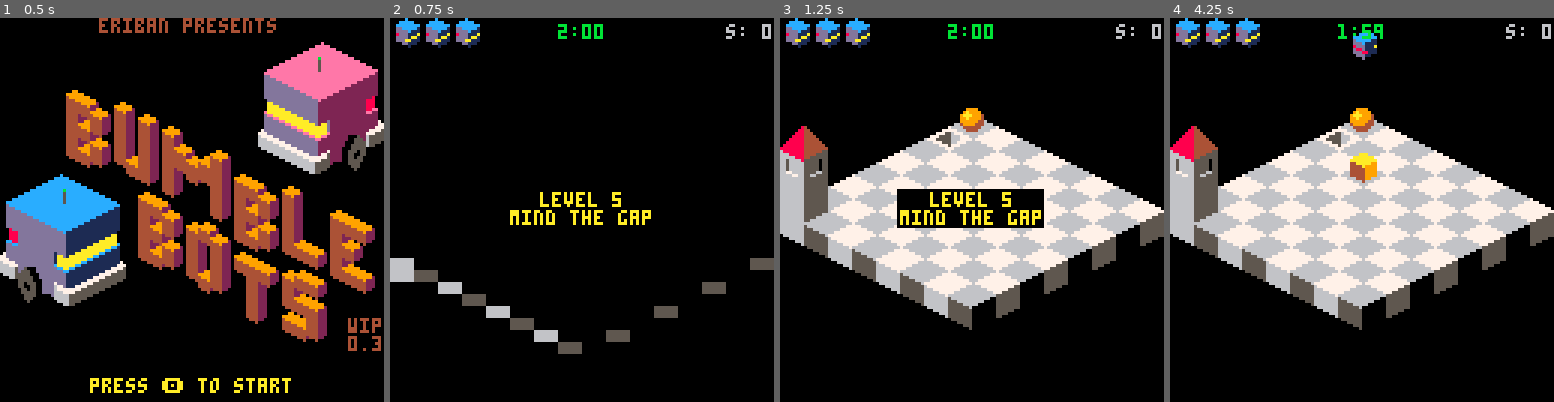
Above: before the commit, frames 1-4 (left to right).
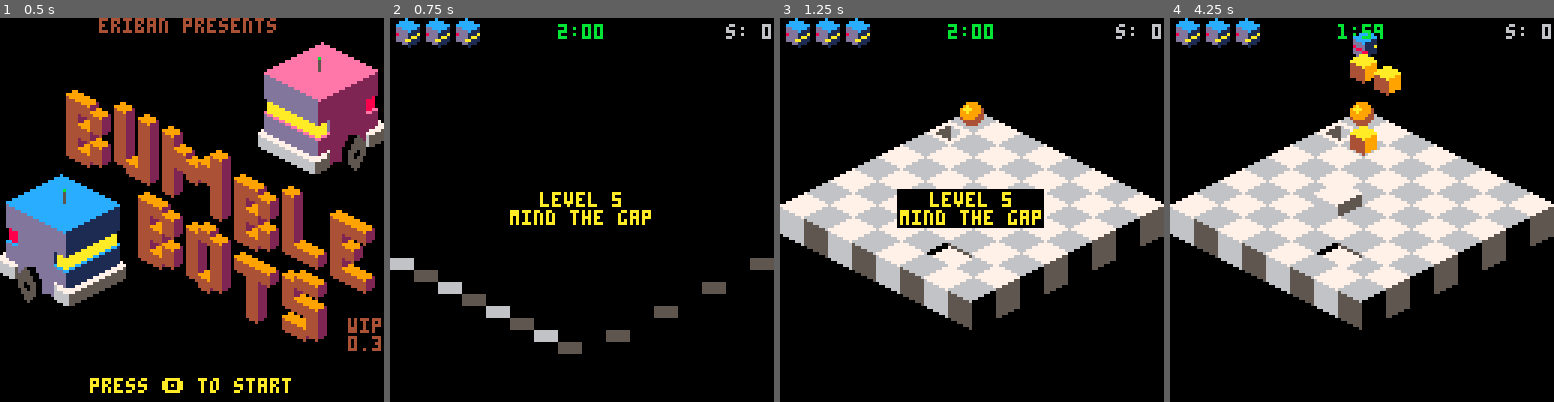
Above: after the commit, the same moments.

Repository: erwinbonsma/BumbleBotsPico8
Game: PICO-8 cartridge rolmops.p8
Same seed, same stepped clock (60 frames per second), same inputs: the game is played once before the commit and once after it.
Inputs:
- Up to frame 1 (0.5 s): no input
- Up to frame 2 (0.75 s): tap O (Z key) at 0.7 s
- Up to frame 3 (1.25 s): no input
- Up to frame 4 (4.25 s): hold Right 1.6-2.1 s; tap O (Z key) every 0.4 s from 1.7 to 4.1 s; hold Up 2.15-2.42 s; hold Right 2.47-3.03 s; hold Left 3.08-3.58 s; hold Down 3.63-3.97 s; hold Right from 4.02 s (still down)

Frame 1 is identical in both runs. In frame 2, 0.2% of the frame differs, in the area x 0-7%, y 65-69%; in frame 3, 12%; in frame 4, 15%, in the area x 0-100%, y 9-76%.

Commit message:
Added Player-Box interaction
The player can now move boxes. The player can only move when the box can move.

Diff:
--- a/rolmops.p8
+++ b/rolmops.p8
@@ -34,7 +34,7 @@
  --level 4
  {8,8,8,8,1,120,"telerium"},
  --level 5
- {16,8,8,8,1,120,"mind the gap"}
+ {16,0,8,8,1,120,"mind the gap"}
 }
 
 objects={
@@ -60,9 +60,7 @@
  {--level 5
   {2,2},
   --gaps
-  {2,3,5},
-  --boxes
-  {4,4,6}
+  {2,3,5}
  }
 }
 
@@ -85,7 +83,10 @@
  },
  {--level 5
   {3,3}, --player
-  {4,4,1} --box
+  --boxes
+  {4,4,1},
+  {5,4,1},
+  {7,7,1}
  }
 }
 
@@ -711,8 +712,21 @@
  )
 end
 
+--direction that mover is facing
 function mover:heading()
  return flr(self.rot/self.rot_turn)
+end
+
+function mover:set_heading(h)
+ self.rot=h*self.rot_turn
+end
+
+--direction of move
+function mover:move_heading()
+ return (
+  self:heading()+
+  self.mov_dir+3
+ )%4
 end
 
 function mover:update_height()
@@ -773,10 +787,7 @@
  if relmov==2*self.mov_del-1 then
   -- about to enter next unit
   local to_unit=self.unit:neighbour(
-   (
-    self:heading()+
-    self.mov_dir+3
-   )%4
+   self:move_heading()
   )
   if self:can_enter(to_unit) then
    -- entered destination unit
@@ -937,6 +948,31 @@
  o.nxt_rot_dir=nil
 
  return o
+end
+
+function player:can_enter(unit)
+ return (
+  mover.can_enter(self,unit) and (
+   unit.box==nil or (
+    unit.box:can_enter(
+     unit:neighbour(
+      self:move_heading()
+     )
+    )
+   )
+  )
+ )
+end
+
+function player:entering_unit(to_unit)
+ mover.entering_unit(self,to_unit)
+ if to_unit.box!=nil then
+  local box=to_unit.box
+  box:set_heading(
+   self:move_heading()
+  )
+  box.mov_dir=1
+ end
 end
 
 function player:update()
@@ -1102,6 +1138,18 @@
  return o
 end
 
+function box:can_enter(unit)
+ return (
+  --move check is done at start
+  --of move. once moving, assume
+  --its okay.
+  self:moving() or (
+   unit.box==nil and
+   mover.can_enter(self,unit)
+  )
+ )
+end
+
 function box:enter_unit()
  mover.enter_unit(self)
  self.unit.box=self
@@ -1118,7 +1166,12 @@
  end
  pal(1,10)
 
- spr(156,x,y+self.drop_y-1,2,2)
+ spr(
+  156,
+  x+self.dx,
+  y+self.dy+self.drop_y-1,
+  2,2
+ )
  pal()
 end
 
@@ -1430,6 +1483,7 @@
   elseif mover_type==1 then
    local box=box:new()
    self:add_mover(specs,box)
+   box.unit.box=box
   end
  end
 end
@@ -1986,9 +2040,9 @@
 0000000000000000080909090909090909090909090909090000080808080808000000000000000000000000000000000000000000000000000000000000000000000000000000000000000000000000000000000000000000000000000000000000000000000000000000000000000000000000000000000000000000000000
 000000000000000008090a0101010a0909090909090909090000080808080808000000000000000000000000000000000000000000000000000000000000000000000000000000000000000000000000000000000000000000000000000000000000000000000000000000000000000000000000000000000000000000000000
 0000000000000000080901010101010909090909090909090000080808080808000000000000000000000000000000000000000000000000000000000000000000000000000000000000000000000000000000000000000000000000000000000000000000000000000000000000000000000000000000000000000000000000
-0000000000000000080901010101010909080809090909090808081808080808000000000000000000000000000000000000000000000000000000000000000000000000000000000000000000000000000000000000000000000000000000000000000000000000000000000000000000000000000000000000000000000000
-0000000000000000080901010101010909090909090908080808080808080808000000000000000000000000000000000000000000000000000000000000000000000000000000000000000000000000000000000000000000000000000000000000000000000000000000000000000000000000000000000000000000000000
-000000000000000008090a0101010a0909090909090909090808080808080808000000000000000000000000000000000000000000000000000000000000000000000000000000000000000000000000000000000000000000000000000000000000000000000000000000000000000000000000000000000000000000000000
+000000000000000008090101010101090909090b090909090808081808080808000000000000000000000000000000000000000000000000000000000000000000000000000000000000000000000000000000000000000000000000000000000000000000000000000000000000000000000000000000000000000000000000
+0000000000000000080901010101010909090909090909090808080808080808000000000000000000000000000000000000000000000000000000000000000000000000000000000000000000000000000000000000000000000000000000000000000000000000000000000000000000000000000000000000000000000000
+000000000000000008090a0101010a0909090909090808090808080808080808000000000000000000000000000000000000000000000000000000000000000000000000000000000000000000000000000000000000000000000000000000000000000000000000000000000000000000000000000000000000000000000000
 0000000000000000000909090909090909090909090909090808080808080808000000000000000000000000000000000000000000000000000000000000000000000000000000000000000000000000000000000000000000000000000000000000000000000000000000000000000000000000000000000000000000000000
 2f2625232e2423225c5c5c5b5a5a5a5a08080808080808080808080808080808000000000000000000000000000000000000000000000000000000000000000000000000000000000000000000000000000000000000000000000000000000000000000000000000000000000000000000000000000000000000000000000000
 22232422252323225c5c5c5c5a5a5a5a08080808080808080808080808080808000000000000000000000000000000000000000000000000000000000000000000000000000000000000000000000000000000000000000000000000000000000000000000000000000000000000000000000000000000000000000000000000
